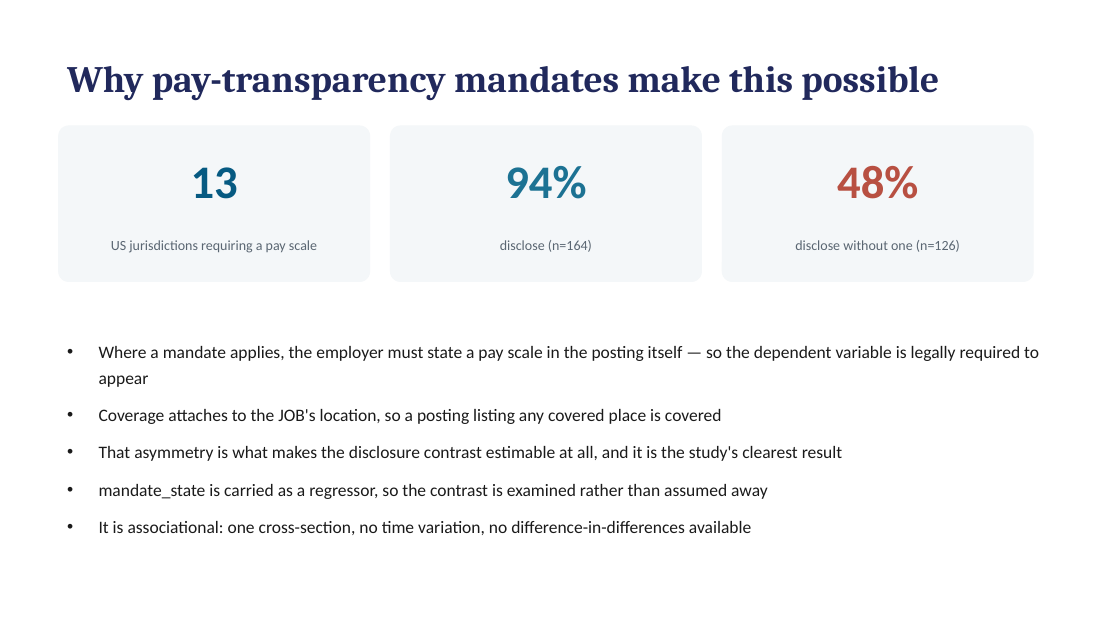
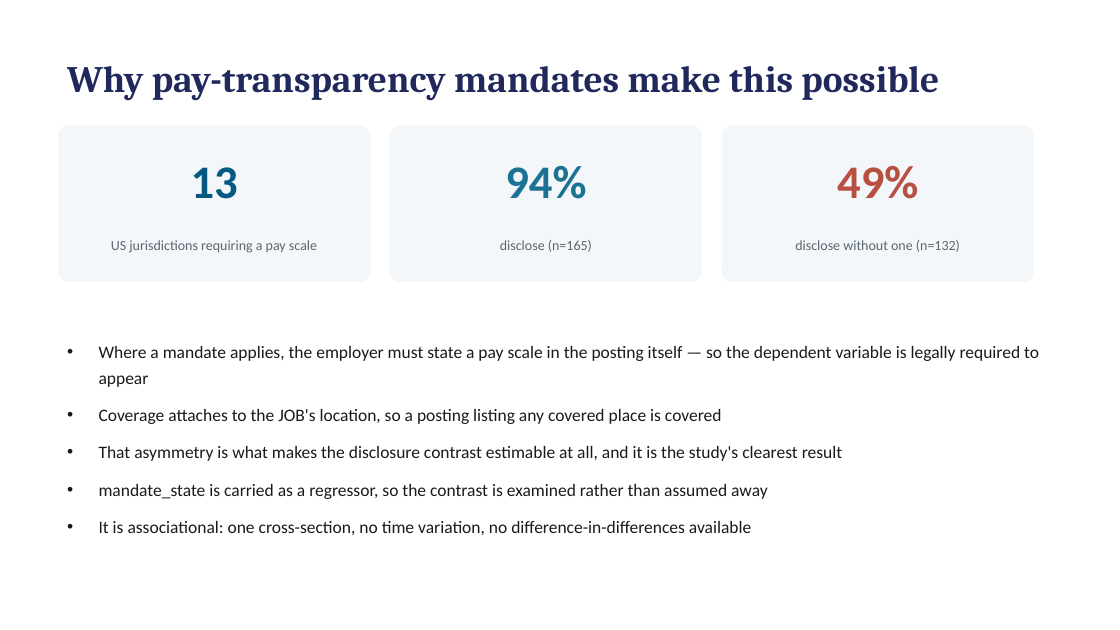
Before and after one commit to hendeal-cyber/Modern-Labor-Market-Data-Submission, a slide deck: slide 4 of paper/presentation.pptx. Drawn at 1120x630 pixels with LibreOffice and Linux fonts; fonts in the diff are those of the drawing. Boxes give left, top, right and bottom in pixels: in the first picture for what was removed or moved away, otherwise in the second. Text is boxed around its words. In the diff, an @@ line names an element or a change of style, - is before the commit and + after.

```diff
--- a/paper/presentation.pptx
+++ b/paper/presentation.pptx
@@ text at [837,166,918,199]: text changed @@
-48%
+49%
@@ text at [500,240,592,252]: text changed @@
-disclose (n=164)
+disclose (n=165)
@@ text at [795,240,960,252]: text changed @@
-disclose without one (n=126)
+disclose without one (n=132)
```
Also in this commit, not shown: 3 other slides changed, 13 other files.
